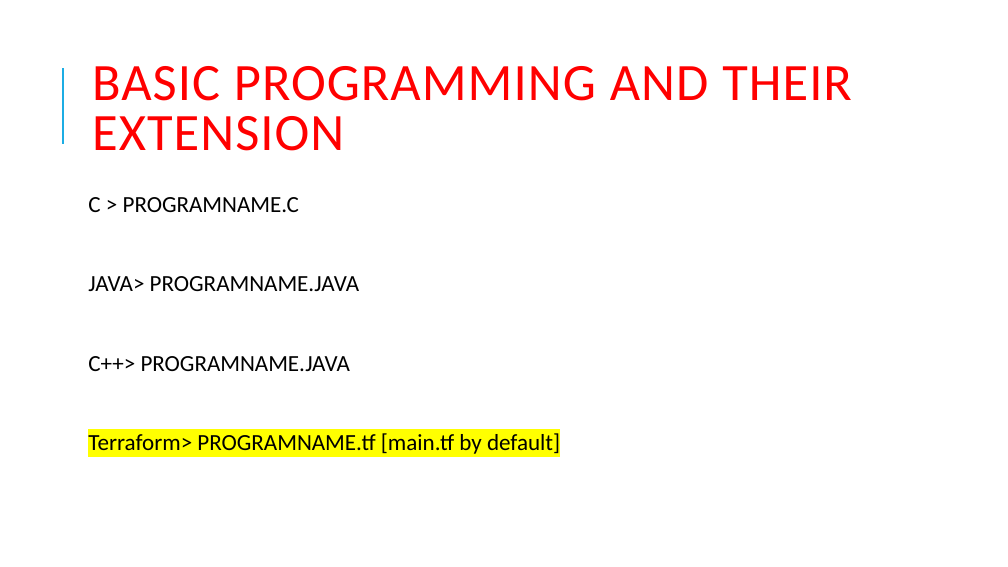
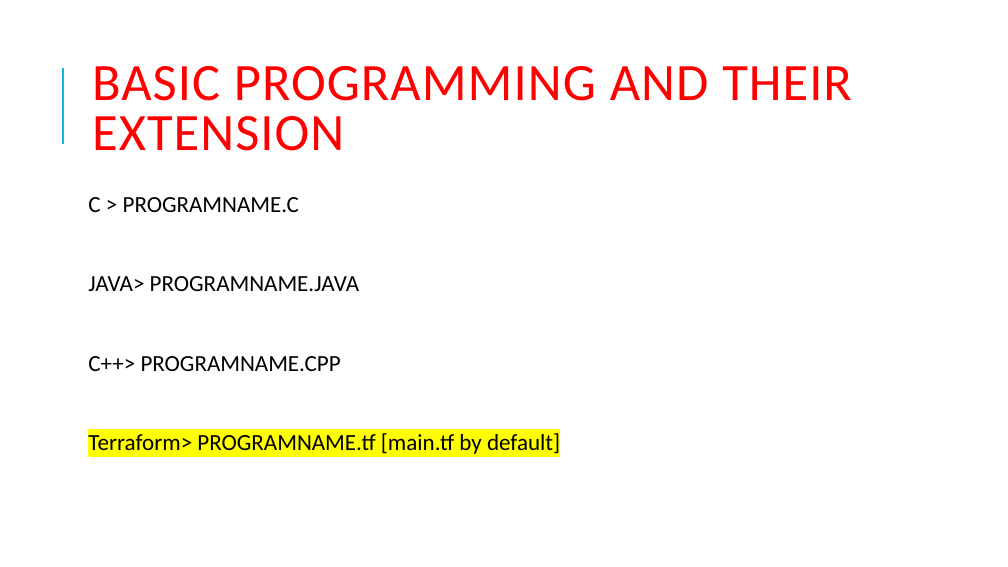
Before and after one commit to JanbaskDevops/Batch1, a slide deck: slide 14 of ClassRoomNotes/PPT/Terraform lab setup.pptx. Drawn at 1008x567 pixels with LibreOffice and Linux fonts; fonts in the diff are those of the drawing. Boxes give left, top, right and bottom in pixels: in the first picture for what was removed or moved away, otherwise in the second. Text is boxed around its words. In the diff, an @@ line names an element or a change of style, - is before the commit and + after.

```diff
--- a/ClassRoomNotes/PPT/Terraform lab setup.pptx
+++ b/ClassRoomNotes/PPT/Terraform lab setup.pptx
@@ text at [88,356,341,371]: text changed @@
-C++> PROGRAMNAME.JAVA
+C++> PROGRAMNAME.CPP
```
Also in this commit, not shown: 3 other files.
